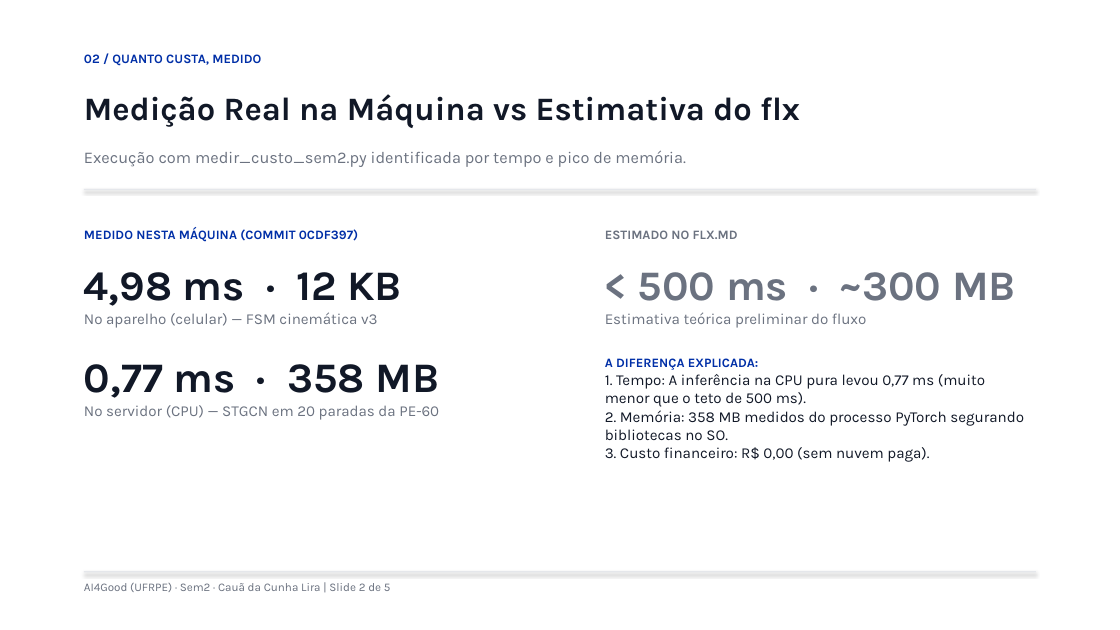
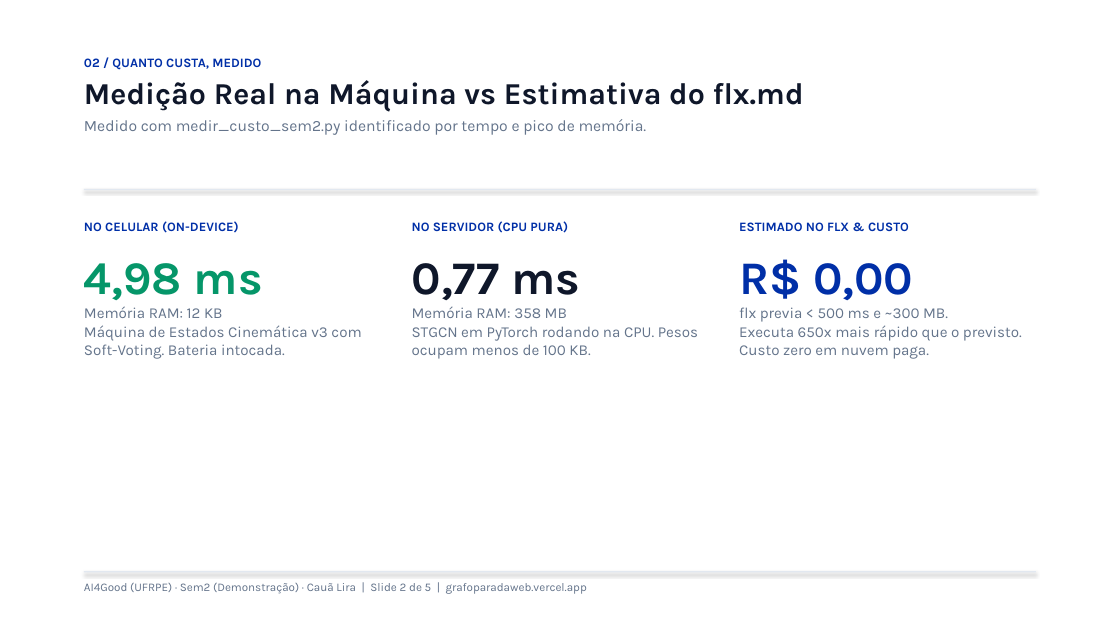
Before and after one commit to lira-labs/workspace, a slide deck: slide 2 of code/grafoparada_web/GrafoParada_Seminario2_CauaLira.pptx. Drawn at 1120x630 pixels with LibreOffice and Linux fonts; fonts in the diff are those of the drawing. Boxes give left, top, right and bottom in pixels: in the first picture for what was removed or moved away, otherwise in the second. Text is boxed around its words. In the diff, an @@ line names an element or a change of style, - is before the commit and + after.

```diff
--- a/code/grafoparada_web/GrafoParada_Seminario2_CauaLira.pptx
+++ b/code/grafoparada_web/GrafoParada_Seminario2_CauaLira.pptx
@@ text at bbox=[84, 58, 261, 70]: more space between paragraphs @@
@@ text at bbox=[84, 80, 804, 135]: paragraphs added @@
+Medição Real na Máquina vs Estimativa do flx.md
+Medido com medir_custo_sem2.py identificado por tempo e pico de memória.
@@ text removed at bbox=[84, 94, 800, 128] @@
-Medição Real na Máquina vs Estimativa do flx
@@ text removed at bbox=[84, 150, 686, 167] @@
-Execução com medir_custo_sem2.py identificada por tempo e pico de memória.
@@ text added at bbox=[84, 221, 361, 359], 13 pt, text #64748B @@
+NO CELULAR (ON-DEVICE)
+4,98 ms
+Memória RAM: 12 KB
+Máquina de Estados Cinemática v3 com Soft-Voting. Bateria intocada.
@@ text added at bbox=[412, 221, 698, 359], 13 pt, text #64748B @@
+NO SERVIDOR (CPU PURA)
+0,77 ms
+Memória RAM: 358 MB
+STGCN em PyTorch rodando na CPU. Pesos ocupam menos de 100 KB.
@@ text removed at bbox=[605, 230, 1024, 462] @@
-ESTIMADO NO FLX.MD
-< 500 ms · ~300 MB
-Estimativa teórica preliminar do fluxo
-A DIFERENÇA EXPLICADA:
-1. Tempo: A inferência na CPU pura levou 0,77 ms (muito menor que o teto de 500 ms).
-2. Memória: 358 MB medidos do processo PyTorch segurando bibliotecas no SO.
-3. Custo financeiro: R$ 0,00 (sem nuvem paga).
@@ text at bbox=[739, 222, 1022, 359]: text changed; text colour #6B7280 to #64748B @@
-MEDIDO NESTA MÁQUINA (COMMIT 0CDF397)
-4,98 ms · 12 KB
-No aparelho (celular) — FSM cinemática v3
-0,77 ms · 358 MB
-No servidor (CPU) — STGCN em 20 paradas da PE-60
+ESTIMADO NO FLX & CUSTO
+R$ 0,00
+flx previa < 500 ms e ~300 MB.
+Executa 650x mais rápido que o previsto. Custo zero em nuvem paga.
@@ text at bbox=[84, 583, 587, 594]: text changed; text colour #6B7280 to #64748B @@
-AI4Good (UFRPE) · Sem2 · Cauã da Cunha Lira | Slide 2 de 5
+AI4Good (UFRPE) · Sem2 (Demonstração) · Cauã Lira | Slide 2 de 5 | grafoparadaweb.vercel.app
```
Also in this commit, not shown: 4 other slides changed, 22 other files.
